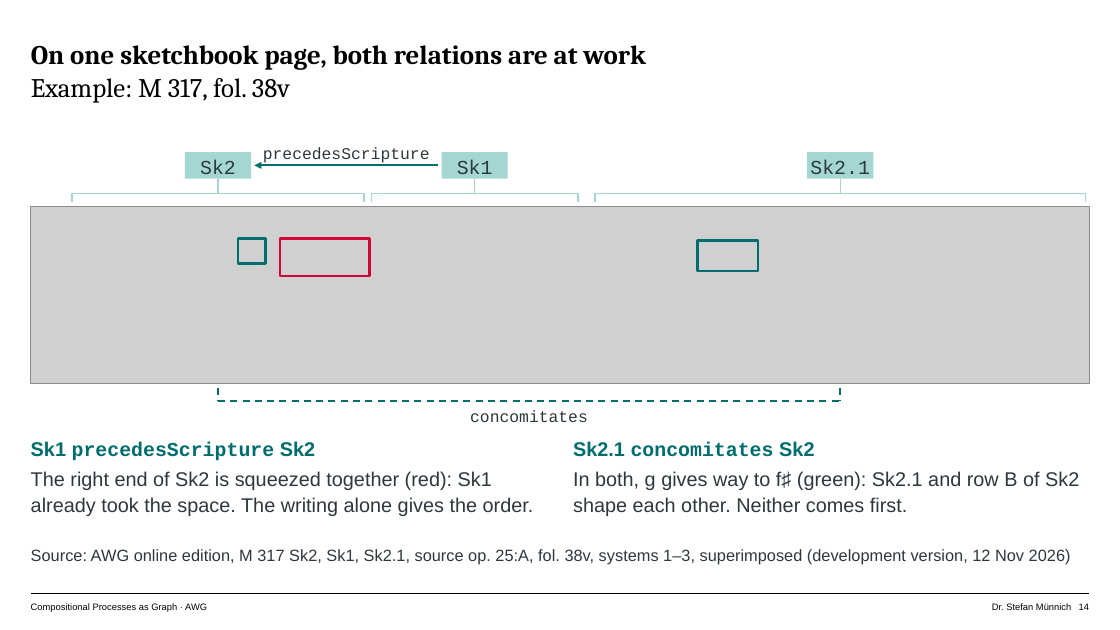
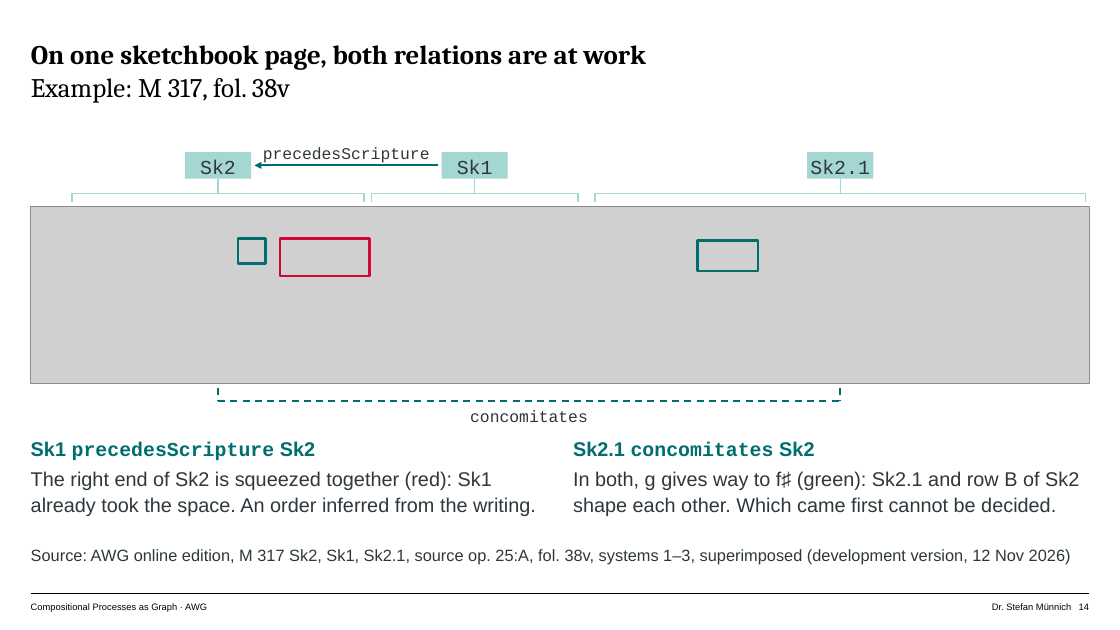
Before and after one commit to musicEnfanthen/presentations, a slide deck: slide 14 of genetics2026/AWG-Graph-Talk.pptx. Drawn at 1120x630 pixels with LibreOffice and Linux fonts; fonts in the diff are those of the drawing; grey boxes stand for pictures. Boxes give left, top, right and bottom in pixels: in the first picture for what was removed or moved away, otherwise in the second. Text is boxed around its words. In the diff, an @@ line names an element or a change of style, - is before the commit and + after.

```diff
--- a/genetics2026/AWG-Graph-Talk.pptx
+++ b/genetics2026/AWG-Graph-Talk.pptx
@@ text at [31,471,536,516]: text changed @@
-The right end of Sk2 is squeezed together (red): Sk1 already took the space. The writing alone gives the order.
+The right end of Sk2 is squeezed together (red): Sk1 already took the space. An order inferred from the writing.
@@ text at [573,471,1079,516]: text changed @@
-In both, g gives way to f♯ (green): Sk2.1 and row B of Sk2 shape each other. Neither comes first.
+In both, g gives way to f♯ (green): Sk2.1 and row B of Sk2 shape each other. Which came first cannot be decided.
```
Also in this commit, not shown: 12 other slides changed, 6 other files.
